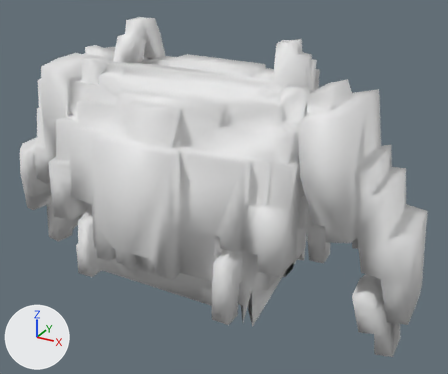
What one commit did to the OBJ model src/main/resources/assets/kn8/meshes/kikoru_no4/head.obj.
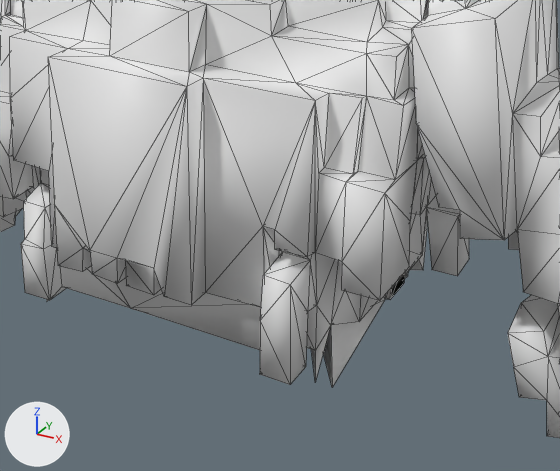
Old and new are each drawn whole from a camera (50 mm lens) standing at (0.474, -0.767, 1.72) and looking at (0.038, 0.026, 1.324) and again close up on the part from 14% to 85% of the width and 29% to 100% of the height. Every picture has the same lights, and +X, +Y and +Z are marked at lower left. The last two pictures show the newer version. The close-ups show mesh edges as thin lines. Where no turn or scale is listed for an object, it has been applied to the vertices. Vertices at exactly the same position are counted once.

Before the edit, the objects in view are built like this:
```python
me_head = bpy.data.meshes.new('head')
me_head.from_pydata(...)  # 1146 vertices, 2308 faces; spans x -0.36..0.359, y -0.144..0.173, z 1.133..1.57
ob_head = bpy.data.objects.new('head', me_head)
ob_head.location = (0.0, 0.0, 0.0)
```
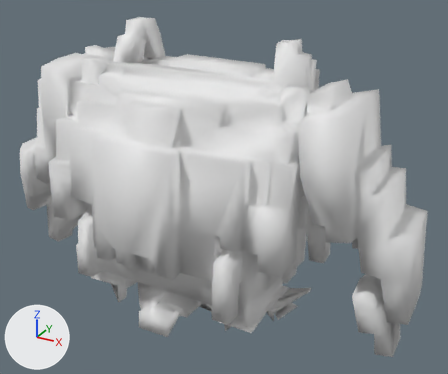
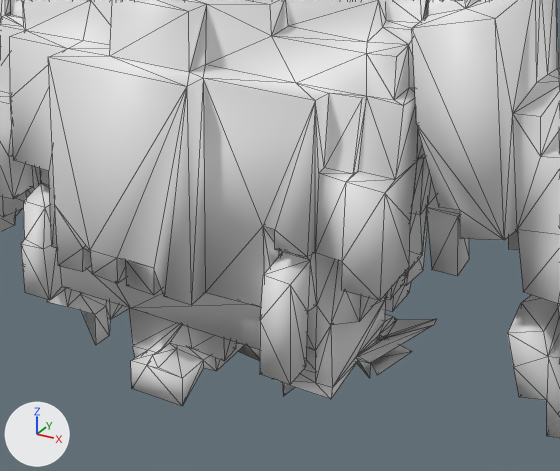
The change in detail:
me_head is used by ob_head; location (0.0, 0.0, 0.0).
me_head had 1146 vertices, 2308 faces and spanned x -0.36..0.359, y -0.144..0.173, z 1.133..1.57.
me_head now has 1327 vertices, 2670 faces and spans x -0.36..0.359, y -0.144..0.173, z 1.114..1.57.
Part 1, on me_head:
3 vertices are removed from x -0.138..0.049, y -0.013..0.108, z 1.187..1.188.
83 faces are deleted.
184 vertices are added at x -0.223..0.188, y -0.118..0.139, z 1.114..1.185.
445 new faces join them.

Pixel boxes [x1, y1, x2, y2] of what changed, in the close-ups (560 x 471 px):
part 1 of me_head, built on (mostly hidden before)
    before: [311, 260, 423, 386]
    after: [22, 260, 436, 406]
